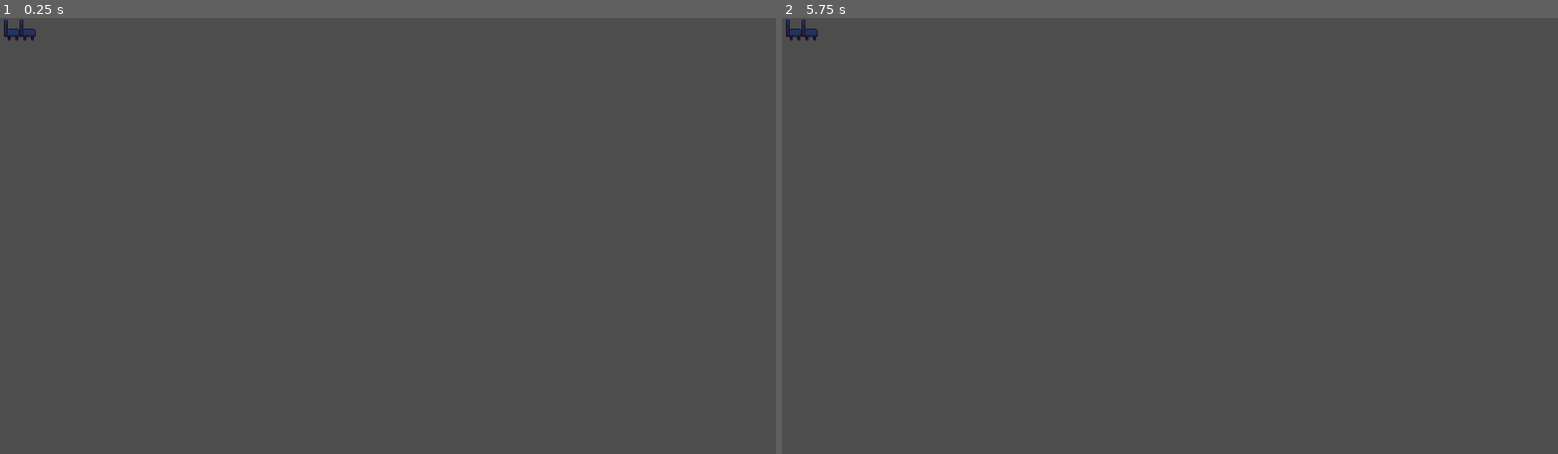
Above: before the commit, frames 1-2 (left to right).
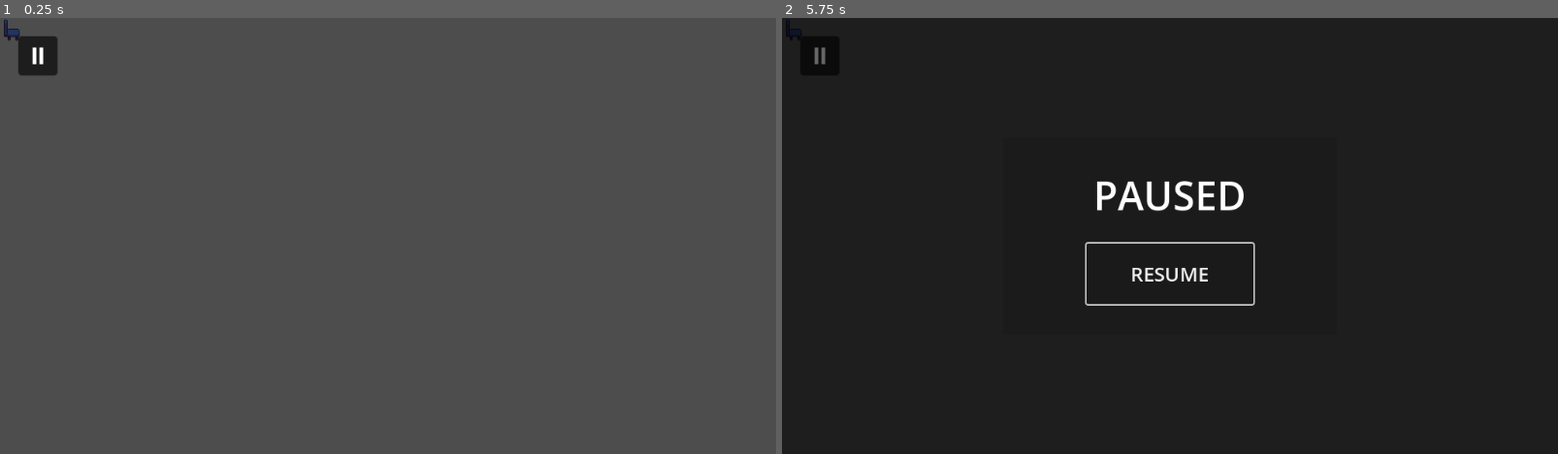
Above: after the commit, the same moments.

Repository: ConanY123/Game-Jam-Drift-MICK
Game: Godot game, scene res://scenes/objects/pushables/treadmill.tscn
Two runs of this game, one before a commit and one after it. Both use one fixed random seed, a clock stepped at 60 frames per second and the inputs below. This scene is started directly instead of the project's main scene.
Inputs (mouse positions are in pixels of both pictures, inside the frame that each line leads up to):
- Up to frame 1 (0.25 s): no input
- Up to frame 2 (5.75 s): click (820, 57) at 0.52 s; click (1170, 275) at 1.25 s, where only the run after the commit has a clickable "RESUME"; tap Enter at 2, 3.5, 5 s; hold D 2.03-2.78 s; tap R at 2.1, 5.1 s; tap Space at 2.27, 2.75, 3.02, 4.25, 4.52, 5.27 s; hold S 2.78-3.53 s; tap Z at 2.85 s; hold D 3.53-4.28 s; tap C at 3.6 s; hold W 4.28-5.03 s; tap X at 4.35 s; hold A from 5.03 s (still down); tap Escape at 5.65 s

The runs differ from the first frame. In frame 1, 0.5% of the frame differs, in the area x 2-8%, y 0-14%; in frame 2, 100%, in the area x 0-100%, y 0-100%.

Commit message:
Maximized + Pause
Included maximized the screen and pause button

Diff:
--- a/project.godot
+++ b/project.godot
@@ -24,13 +24,18 @@
 AudioManager="*res://scenes/levels/audio_manager.tscn"
 LevelManager="*res://scripts/core/level_manager.gd"
 TransitionManager="*res://scripts/core/transition_manager.gd"
+GameplayUI="*res://scripts/core/gameplay_ui.gd"
 
 [display]
 
 window/size/viewport_width=1024
 window/size/viewport_height=576
-window/size/window_width_override=1024
-window/size/window_height_override=576
+window/size/window_width_override=1600
+window/size/window_height_override=900
+window/size/mode=2
+window/size/resizable=false
+window/stretch/mode="canvas_items"
+window/stretch/aspect="expand"
 
 [physics]
 
--- a/scenes/objects/pushables/treadmill.tscn
+++ b/scenes/objects/pushables/treadmill.tscn
@@ -1,19 +1,21 @@
 [gd_scene format=3 uid="uid://d02m2dfejma5o"]
 
+[ext_resource type="Script" uid="uid://bg11xwov4vd0r" path="res://scripts/objects/pushables/treadmill.gd" id="1_xx8x3"]
 [ext_resource type="Texture2D" uid="uid://bc80tkfbvanue" path="res://sprites/tilesets/Table_Chair_Wall_Spritesheet.png" id="1_pndku"]
 
 [node name="Treadmill" type="Node2D" unique_id=271879898]
+script = ExtResource("1_xx8x3")
 
-[node name="Sprite2D" type="Sprite2D" parent="." unique_id=1746518826]
+[node name="IdleSprite" type="Sprite2D" parent="." unique_id=1746518826]
 position = Vector2(16, 16)
 scale = Vector2(0.5, 0.5)
 texture = ExtResource("1_pndku")
 region_enabled = true
 region_rect = Rect2(118, 8, 42, 56)
 
-[node name="Sprite2D2" type="Sprite2D" parent="." unique_id=40978236]
-position = Vector2(37, 16)
+[node name="AnimatedSprite2D" type="AnimatedSprite2D" parent="." unique_id=40978236]
+position = Vector2(16, 16)
 scale = Vector2(0.5, 0.5)
-texture = ExtResource("1_pndku")
+centered = false
 region_enabled = true
 region_rect = Rect2(118, 8, 42, 56)
--- /dev/null
+++ b/scenes/objects/signals/outlet.tscn
@@ -0,0 +1,7 @@
+[gd_scene format=3 uid="uid://cwejs6fg3k62r"]
+
+[ext_resource type="Script" uid="uid://c3mdrht5i3wty" path="res://scripts/objects/sources/signal_source.gd" id="1_ou2v5"]
+
+[node name="Outlet" type="Node2D" unique_id=568823464]
+script = ExtResource("1_ou2v5")
+outputs = []
--- /dev/null
+++ b/scripts/core/gameplay_ui.gd
@@ -0,0 +1,105 @@
+extends CanvasLayer
+
+var _pause_button: Button
+var _dark_overlay: ColorRect
+var _pause_panel: PanelContainer
+var _resume_button: Button
+var _paused := false
+
+func _ready() -> void:
+	process_mode = Node.PROCESS_MODE_ALWAYS
+	layer = 200
+	var window := get_window()
+	if window != null:
+		window.min_size = Vector2i(1024, 576)
+	_build_ui()
+	_set_paused(false)
+
+func _input(event: InputEvent) -> void:
+	if event is InputEventKey and event.pressed and not event.echo and event.keycode == KEY_ESCAPE:
+		_toggle_pause()
+		get_viewport().set_input_as_handled()
+
+func _build_ui() -> void:
+	_pause_button = Button.new()
+	_pause_button.name = "PauseButton"
+	_pause_button.text = ""
+	_pause_button.tooltip_text = "Pause"
+	_pause_button.custom_minimum_size = Vector2(52, 52)
+	_pause_button.focus_mode = Control.FOCUS_NONE
+	var pause_button_style := StyleBoxFlat.new()
+	pause_button_style.bg_color = Color(0.0, 0.0, 0.0, 0.62)
+	pause_button_style.corner_radius_top_left = 5
+	pause_button_style.corner_radius_top_right = 5
+	pause_button_style.corner_radius_bottom_left = 5
+	pause_button_style.corner_radius_bottom_right = 5
+	_pause_button.add_theme_stylebox_override("normal", pause_button_style)
+	for bar_offset in [-7, 2]:
+		var pause_bar := ColorRect.new()
+		pause_bar.set_anchors_preset(Control.PRESET_CENTER)
+		pause_bar.offset_left = bar_offset
+		pause_bar.offset_top = -11
+		pause_bar.offset_right = bar_offset + 5
+		pause_bar.offset_bottom = 11
+		pause_bar.color = Color.WHITE
+		pause_bar.mouse_filter = Control.MOUSE_FILTER_IGNORE
+		_pause_button.add_child(pause_bar)
+	_pause_button.pressed.connect(_toggle_pause)
+	_pause_button.position = Vector2(24, 24)
+	add_child(_pause_button)
+
+	_dark_overlay = ColorRect.new()
+	_dark_overlay.name = "PauseDarkOverlay"
+	_dark_overlay.set_anchors_preset(Control.PRESET_FULL_RECT)
+	_dark_overlay.color = Color(0.0, 0.0, 0.0, 0.6)
+	_dark_overlay.mouse_filter = Control.MOUSE_FILTER_STOP
+	_dark_overlay.visible = false
+	add_child(_dark_overlay)
+
+	_pause_panel = PanelContainer.new()
+	_pause_panel.name = "PausePanel"
+	_pause_panel.anchor_left = 0.5
+	_pause_panel.anchor_top = 0.5
+	_pause_panel.anchor_right = 0.5
+	_pause_panel.anchor_bottom = 0.5
+	_pause_panel.offset_left = -220
+	_pause_panel.offset_top = -130
+	_pause_panel.offset_right = 220
+	_pause_panel.offset_bottom = 130
+	_pause_panel.visible = false
+	add_child(_pause_panel)
+
+	var panel_box := VBoxContainer.new()
+	panel_box.name = "PanelBox"
+	panel_box.alignment = BoxContainer.ALIGNMENT_CENTER
+	panel_box.size_flags_horizontal = Control.SIZE_SHRINK_CENTER
+	panel_box.size_flags_vertical = Control.SIZE_SHRINK_CENTER
+	panel_box.add_theme_constant_override("separation", 28)
+	_pause_panel.add_child(panel_box)
+
+	var title := Label.new()
+	title.name = "PauseTitle"
+	title.text = "PAUSED"
+	title.horizontal_alignment = HORIZONTAL_ALIGNMENT_CENTER
+	title.add_theme_font_size_override("font_size", 52)
+	panel_box.add_child(title)
+
+	_resume_button = Button.new()
+	_resume_button.name = "ResumeButton"
+	_resume_button.text = "RESUME"
+	_resume_button.custom_minimum_size = Vector2(220, 80)
+	_resume_button.focus_mode = Control.FOCUS_ALL
+	_resume_button.add_theme_font_size_override("font_size", 26)
+	_resume_button.pressed.connect(_toggle_pause)
+	panel_box.add_child(_resume_button)
+
+func _toggle_pause() -> void:
+	_set_paused(not _paused)
+
+func _set_paused(value: bool) -> void:
+	_paused = value
+	get_tree().paused = value
+	_dark_overlay.visible = value
+	_pause_panel.visible = value
+	if value:
+		_resume_button.grab_focus()
--- a/scripts/objects/outputs/moving_platform.gd
+++ b/scripts/objects/outputs/moving_platform.gd
@@ -2,6 +2,7 @@
 extends "res://scripts/objects/outputs/signal_output.gd"
 
 @export_enum("Horizontal", "Vertical") var orientation := 0
+@export var footprint := Vector2i(3, 1)
 # Destinations are grid coordinates for the center cell of the platform.
 @export var off_destination := Vector2i.ZERO
 @export var on_destination := Vector2i.ZERO
@@ -27,7 +28,10 @@
 
 
 func _set_footprint() -> void:
-	size = Vector2i(3, 1) if orientation == 0 else Vector2i(1, 3)
+	if footprint != Vector2i.ZERO:
+		size = footprint
+	else:
+		size = Vector2i(3, 1) if orientation == 0 else Vector2i(1, 3)
 
 
 func _center_offset() -> Vector2i:
--- /dev/null
+++ b/scripts/objects/pushables/treadmill.gd
@@ -0,0 +1,88 @@
+extends Pushable
+
+@export var linked_platform: NodePath
+@export_range(0, 2, 1) var power_radius := 1
+
+@onready var idle_sprite: Sprite2D = $IdleSprite
+@onready var animated_sprite: AnimatedSprite2D = $AnimatedSprite2D
+
+var powered := false
+
+func _ready() -> void:
+	size = Vector2i(2, 1)
+	holdable = true
+	if idle_sprite != null:
+		idle_sprite.visible = true
+	if animated_sprite != null:
+		animated_sprite.visible = false
+		animated_sprite.sprite_frames = _build_frames()
+		animated_sprite.animation = "run"
+	super._ready()
+	_update_power_state()
+	set_process(true)
+
+func _process(_delta: float) -> void:
+	if level == null:
+		return
+	_update_power_state()
+
+func _build_frames() -> SpriteFrames:
+	var frames := SpriteFrames.new()
+	frames.add_animation("run")
+	frames.set_animation_loop("run", true)
+	if idle_sprite != null and idle_sprite.texture != null:
+		frames.add_frame("run", idle_sprite.texture, 0.12)
+		frames.add_frame("run", idle_sprite.texture, 0.12)
+		frames.add_frame("run", idle_sprite.texture, 0.12)
+	return frames
+
+func _update_power_state() -> void:
+	var next_powered := _is_near_outlet()
+	if next_powered == powered:
+		return
+	powered = next_powered
+	_update_visuals()
+	_apply_platform_power()
+
+func _apply_platform_power() -> void:
+	if linked_platform.is_empty():
+		return
+	var p := get_node_or_null(linked_platform)
+	if p == null:
+		return
+	if p.has_method("set_powered"):
+		p.call("set_powered", powered)
+
+func _update_visuals() -> void:
+	if idle_sprite != null:
+		idle_sprite.visible = not powered
+	if animated_sprite != null:
+		animated_sprite.visible = powered
+		if powered:
+			animated_sprite.play("run")
+		else:
+			animated_sprite.stop()
+			animated_sprite.frame = 0
+
+func _is_near_outlet() -> bool:
+	if level == null:
+		return false
+
+	var treadmill_cell := cell
+	var outlet_nodes := get_tree().get_nodes_in_group("signal_sources")
+	for outlet in outlet_nodes:
+		if outlet == null:
+			continue
+		var outlet_pos: Vector2 = outlet.global_position
+		var outlet_cell := Grid.pos_to_cell(level.to_local(outlet_pos))
+		if abs(outlet_cell.x - treadmill_cell.x) <= power_radius and abs(outlet_cell.y - treadmill_cell.y) <= power_radius:
+			return true
+
+	for child in level.get_children():
+		if child == null:
+			continue
+		if child.name.to_lower().contains("outlet"):
+			var outlet_cell := Grid.pos_to_cell(level.to_local(child.global_position))
+			if abs(outlet_cell.x - treadmill_cell.x) <= power_radius and abs(outlet_cell.y - treadmill_cell.y) <= power_radius:
+				return true
+	return false
Not shown, added: scripts/core/gameplay_ui.gd.uid
Not shown, added: scripts/objects/pushables/treadmill.gd.uid
